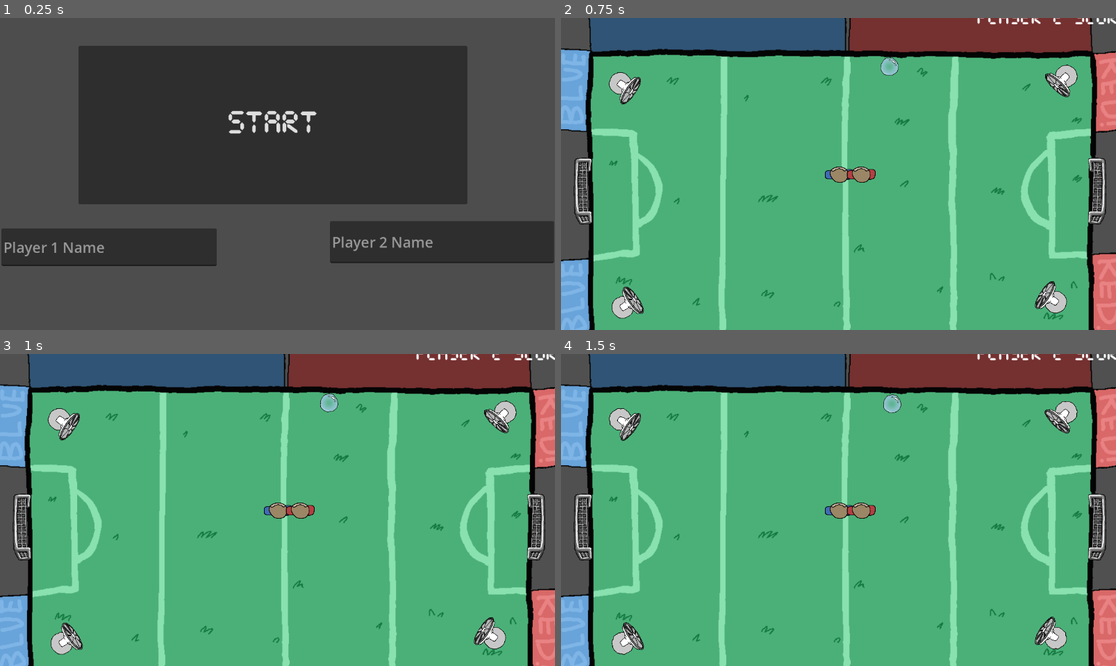
Above: before the commit, frames 1-4 (two rows, left to right).
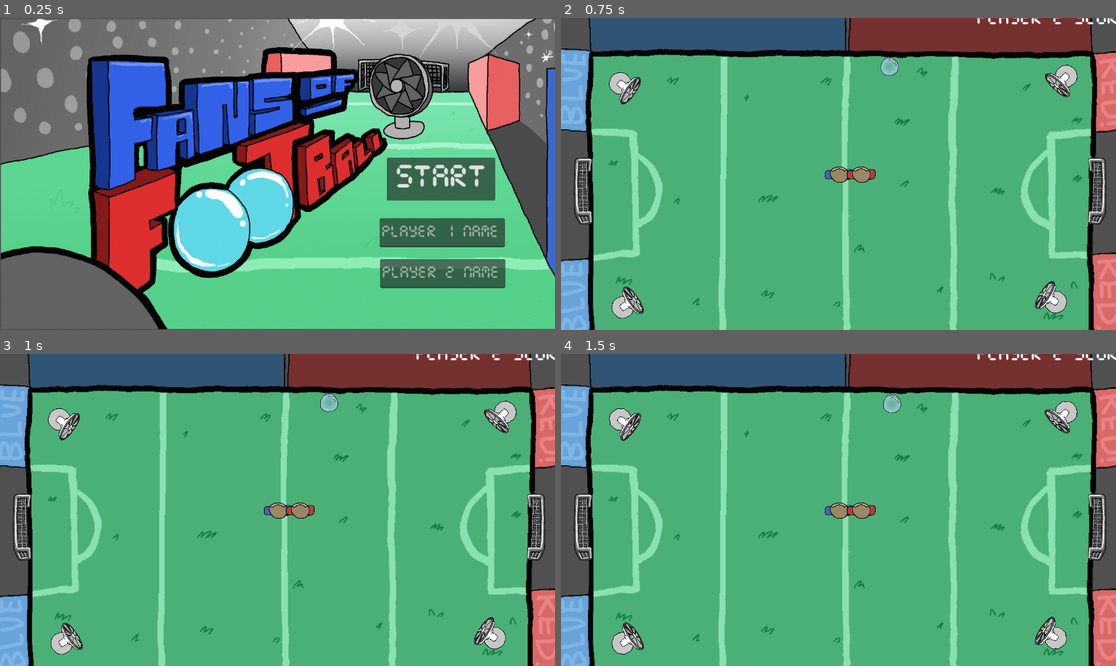
Above: after the commit, the same moments.

Repository: Calandir/ggj-2025
Game: Godot game, scene res://Scenes/menu.tscn
Same seed, same stepped clock (60 frames per second), same inputs: the game is played once before the commit and once after it. Sound files missing from this copy of the repository are replaced by a short silence.
Inputs:
- Up to frame 1 (0.25 s): no input
- Up to frame 2 (0.75 s): click "START" at 0.5 s
- Up to frame 3 (1 s): no input
- Up to frame 4 (1.5 s): tap R (p0_spawn_bubble) at 1.35 s

The runs differ from the first frame. In frame 1, 89% of the frame differs, in the area x 0-100%, y 0-100%; in frame 2, nothing differs; in frame 3, nothing differs; in frame 4, nothing differs.

Commit message:
Main menu art added, swapped name inputs

Diff:
--- a/Scenes/menu.tscn
+++ b/Scenes/menu.tscn
@@ -1,7 +1,8 @@
-[gd_scene load_steps=3 format=3 uid="uid://c7xm4iofktrx0"]
+[gd_scene load_steps=4 format=3 uid="uid://c7xm4iofktrx0"]
 
 [ext_resource type="Script" path="res://menu.gd" id="1_rnsg8"]
 [ext_resource type="FontFile" uid="uid://bsnjt655pqfy5" path="res://Resources/CursedTimerUlil-Aznm.ttf" id="2_fl752"]
+[ext_resource type="Texture2D" uid="uid://cm6fyk6vy86ve" path="res://Art/title_screen.png" id="3_tsqhi"]
 
 [node name="Menu" type="Control"]
 layout_mode = 3
@@ -13,32 +14,42 @@
 script = ExtResource("1_rnsg8")
 
 [node name="Button" type="Button" parent="."]
+top_level = true
 layout_mode = 1
 anchors_preset = -1
 anchor_right = 0.203
 anchor_bottom = 0.241
-offset_left = 163.0
-offset_top = 58.0
-offset_right = 736.144
-offset_bottom = 230.832
+offset_left = 803.0
+offset_top = 290.0
+offset_right = 794.144
+offset_bottom = 222.832
 theme_override_fonts/font = ExtResource("2_fl752")
 theme_override_font_sizes/font_size = 60
 text = "START"
 
 [node name="LineEdit1" type="LineEdit" parent="."]
+top_level = true
 layout_mode = 0
-offset_left = 3.0
-offset_top = 437.0
-offset_right = 450.0
-offset_bottom = 515.0
+offset_left = 789.0
+offset_top = 501.0
+offset_right = 1049.0
+offset_bottom = 561.0
+theme_override_fonts/font = ExtResource("2_fl752")
+theme_override_font_sizes/font_size = 30
+placeholder_text = "Player 2 Name"
+
+[node name="LineEdit2" type="LineEdit" parent="."]
+top_level = true
+layout_mode = 0
+offset_left = 788.0
+offset_top = 416.0
+offset_right = 1048.0
+offset_bottom = 476.0
+theme_override_fonts/font = ExtResource("2_fl752")
 theme_override_font_sizes/font_size = 30
 placeholder_text = "Player 1 Name"
 
-[node name="LineEdit2" type="LineEdit" parent="."]
-layout_mode = 0
-offset_left = 685.0
-offset_top = 422.0
-offset_right = 1150.0
-offset_bottom = 509.0
-theme_override_font_sizes/font_size = 30
-placeholder_text = "Player 2 Name"
+[node name="Sprite2D" type="Sprite2D" parent="."]
+position = Vector2(577, 324)
+scale = Vector2(0.599236, 0.642964)
+texture = ExtResource("3_tsqhi")
--- /dev/null
+++ b/endscreen.tscn
@@ -0,0 +1,9 @@
+[gd_scene format=3 uid="uid://cfvw6h7lq74e4"]
+
+[node name="Control" type="Control"]
+layout_mode = 3
+anchors_preset = 15
+anchor_right = 1.0
+anchor_bottom = 1.0
+grow_horizontal = 2
+grow_vertical = 2
Not shown, added: Art/title_screen.png.import
Not shown: 1 places in Scenes/example_scene.tscn that only renumber resources
